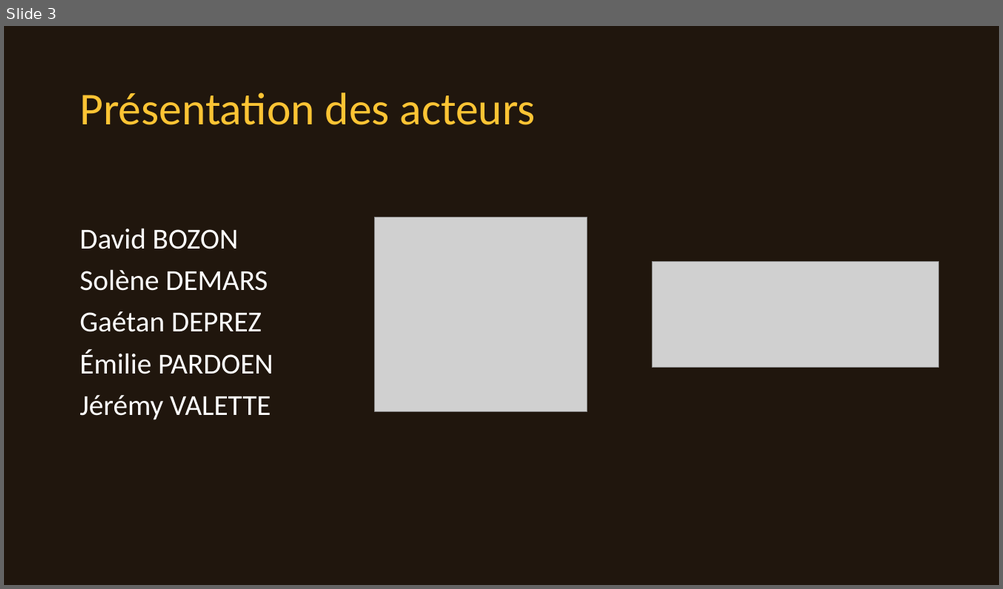
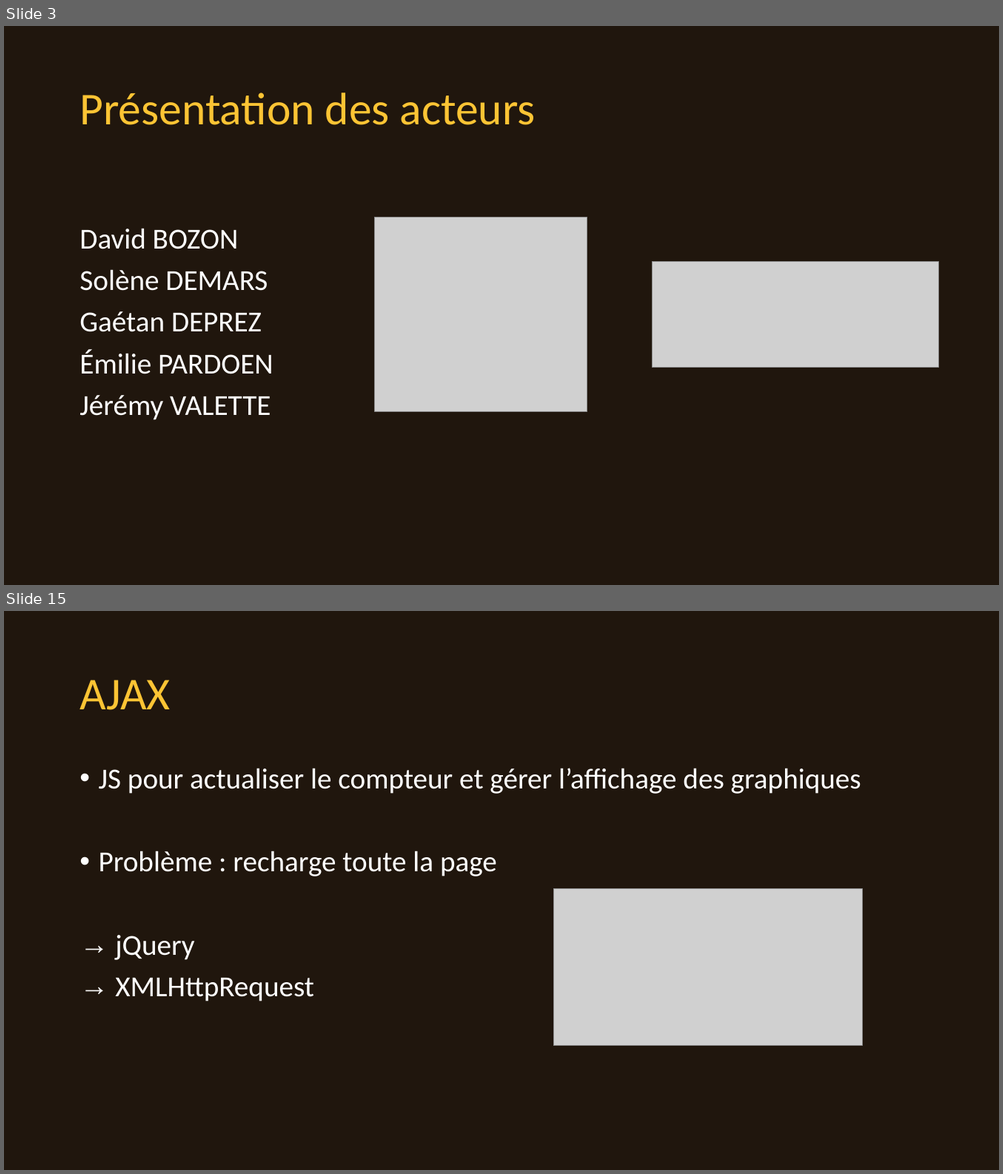
Before and after one commit to gdgaetan/openbee, a slide deck: présentation.pptx. Shown one above the other, each under a label of ours: slide 3 before the commit, slides 3 and 15 after it; the slides between them are not shown. The pictures are 1003x589 and 1003x1174 pixels, drawn with LibreOffice and Linux fonts; fonts in the diff are those of the drawing; grey boxes stand for pictures; background and template pictures are left out. Boxes give left, top, right and bottom in pixels: in the first picture for what was removed or moved away, otherwise in the second. Text is boxed around its words. In the diff, an @@ line names an element or a change of style, - is before the commit and + after.

```diff
--- a/présentation.pptx
+++ b/présentation.pptx
@@ slide 15 added at [4, 611, 999, 1170], background #20160D; not listed: 1 template element that a slide beside it also shows @@
@@ title added at [79, 680, 170, 710], 44 pt, text #FCC434 @@
+AJAX
@@ text added at [99, 768, 861, 1002], 28 pt, text #FFFFFF @@
+• JS pour actualiser le compteur et gérer l’affichage des graphiques
+• Problème : recharge toute la page
+→ jQuery
+→ XMLHttpRequest
@@ picture added at [553, 889, 862, 1046] @@
```
Also in this commit, not shown: 11 slides changed, 7 other slides added, 1 slide removed, 1 other file.
